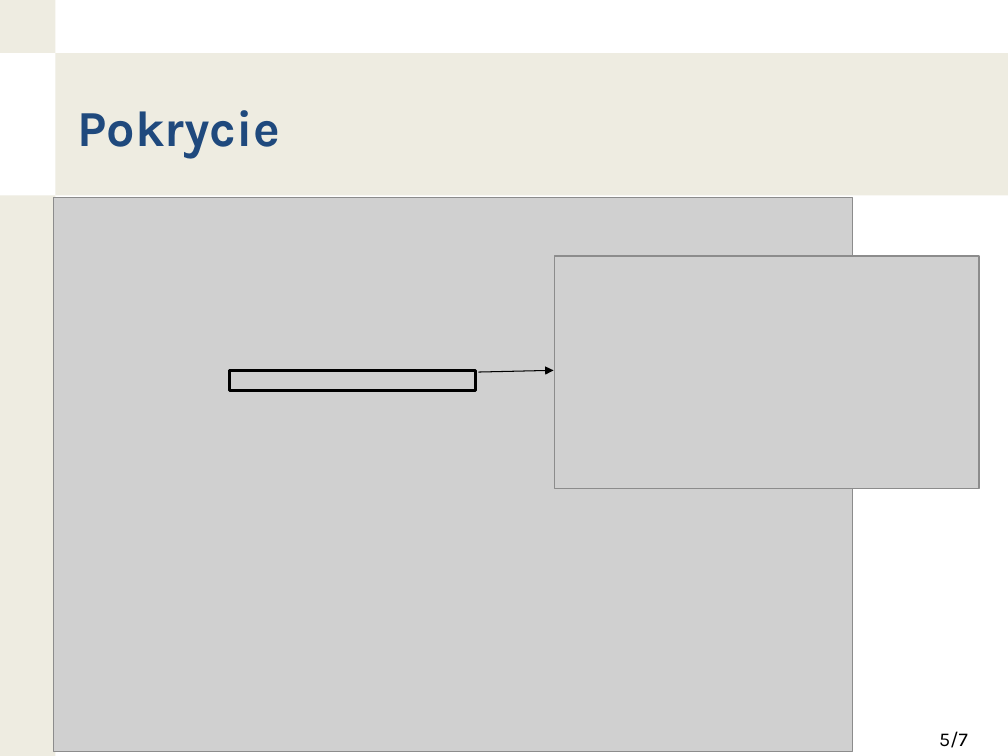
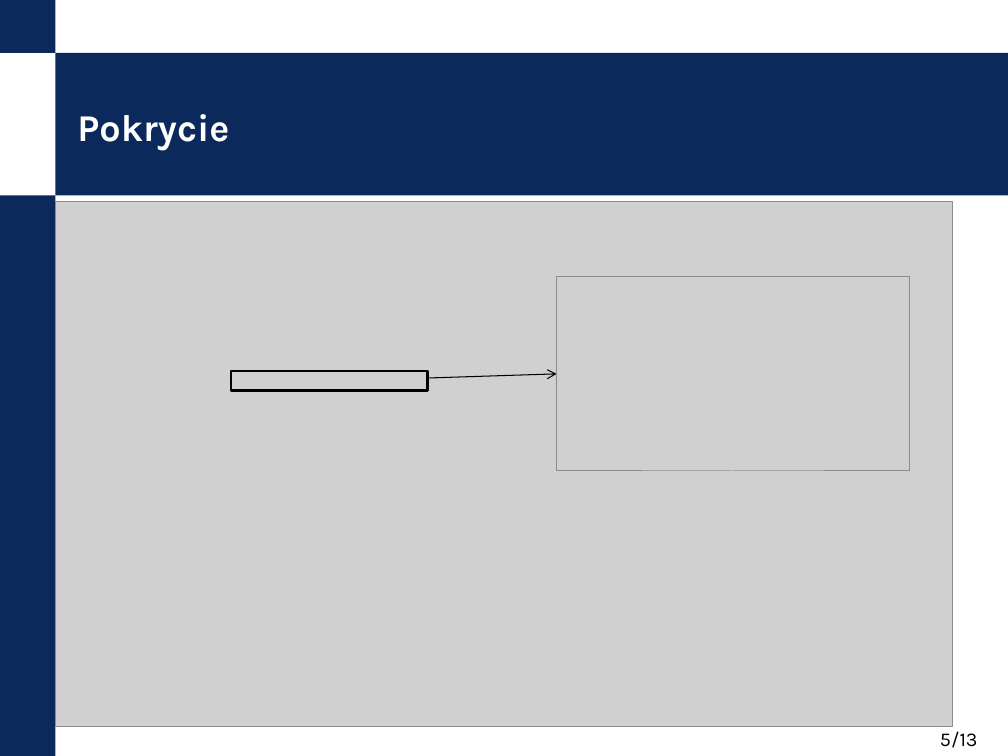
Before and after one commit to nokia-wroclaw/innovativeprojects-healthiness-of-data, a slide deck: slide 5 of KPZ_demo_prezentacja.pptx. Drawn at 1008x756 pixels with LibreOffice and Linux fonts; fonts in the diff are those of the drawing; grey boxes stand for pictures; background and template pictures are left out. Boxes give left, top, right and bottom in pixels: in the first picture for what was removed or moved away, otherwise in the second. Text is boxed around its words. In the diff, an @@ line names an element or a change of style, - is before the commit and + after.

```diff
--- a/KPZ_demo_prezentacja.pptx
+++ b/KPZ_demo_prezentacja.pptx
@@ title "Pokrycie" at [77, 114, 229, 151]: size 36 to 27 pt, text colour #1F497D to #FFFFFF @@
@@ fill #EEECE1 to #0C295B in 3 elements at [0, 0, 55, 53], [55, 53, 1008, 196], [0, 196, 55, 756] @@
@@ picture: place and size @@
-picture at [53, 198, 852, 752]
+picture at [55, 202, 953, 727]
@@ picture: place and size @@
-picture at [554, 256, 979, 489]
+picture at [556, 277, 909, 472]
@@ rectangle: place and size @@
-rectangle at [230, 370, 476, 390]
+rectangle at [231, 371, 427, 391]
@@ arrow added from (427, 378) to (556, 374), #000000 0.75 pt @@
@@ freeform shape removed at [479, 370, 554, 372] @@
@@ page number at [940, 731, 978, 748]: text changed @@
-5/7
+5/13
```
Also in this commit, not shown: 4 other slides changed, 7 slides added, 7 slides removed, 4 other files.
